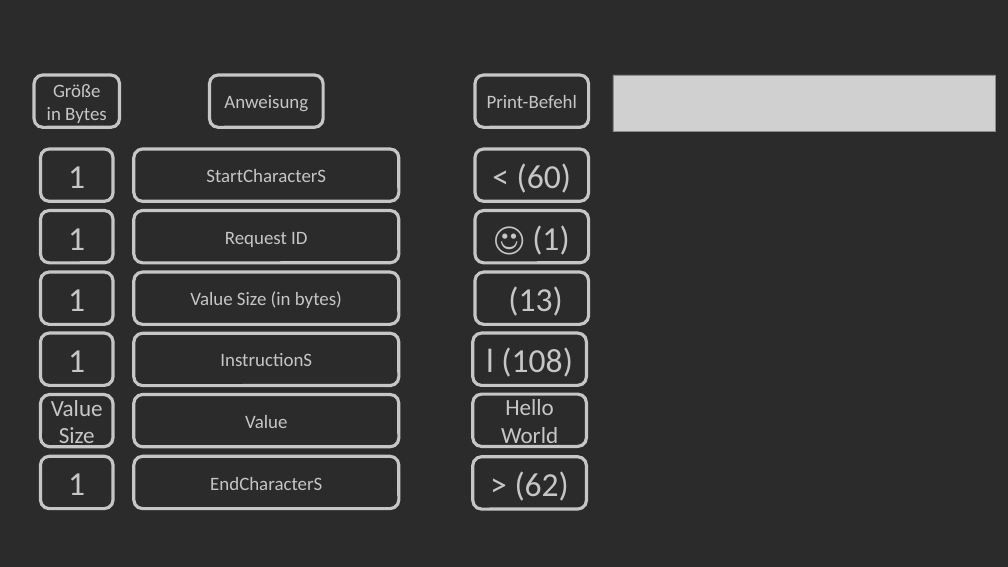
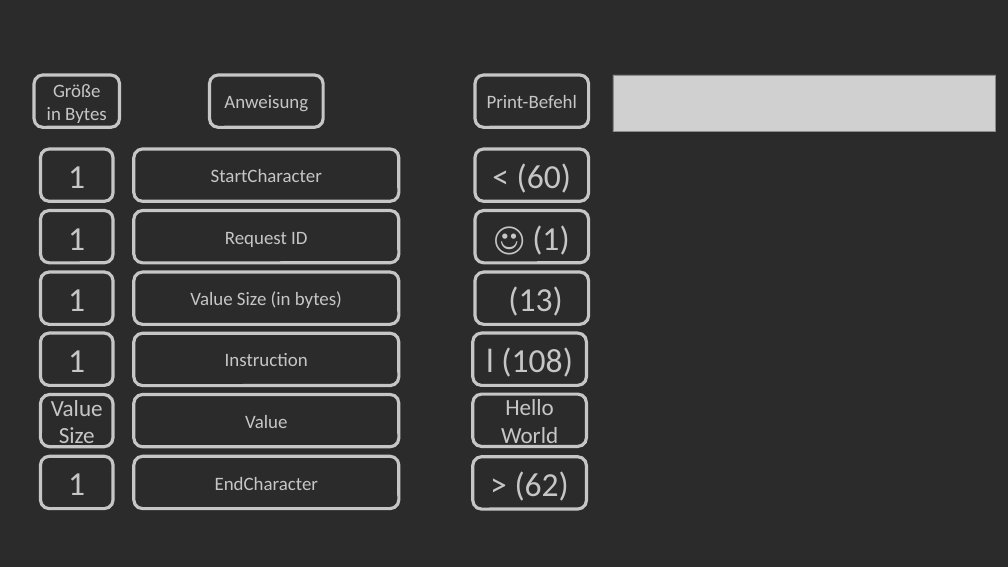
Before and after one commit to Bergschaf/Pyduino, a slide deck: slide 10 of Präsentation/Pyduino_Präsentation.pptx. Drawn at 1008x567 pixels with LibreOffice and Linux fonts; fonts in the diff are those of the drawing; grey boxes stand for pictures. Boxes give left, top, right and bottom in pixels: in the first picture for what was removed or moved away, otherwise in the second. Text is boxed around its words. In the diff, an @@ line names an element or a change of style, - is before the commit and + after.

```diff
--- a/Präsentation/Pyduino_Präsentation.pptx
+++ b/Präsentation/Pyduino_Präsentation.pptx
@@ text in rounded rectangle at bbox=[211, 169, 322, 182]: text changed @@
-StartCharacterS
+StartCharacter
@@ text in rounded rectangle at bbox=[225, 353, 308, 366]: text changed @@
-InstructionS
+Instruction
@@ text in rounded rectangle at bbox=[215, 477, 318, 490]: text changed @@
-EndCharacterS
+EndCharacter
```
Also in this commit, not shown: 4 other slides changed.
